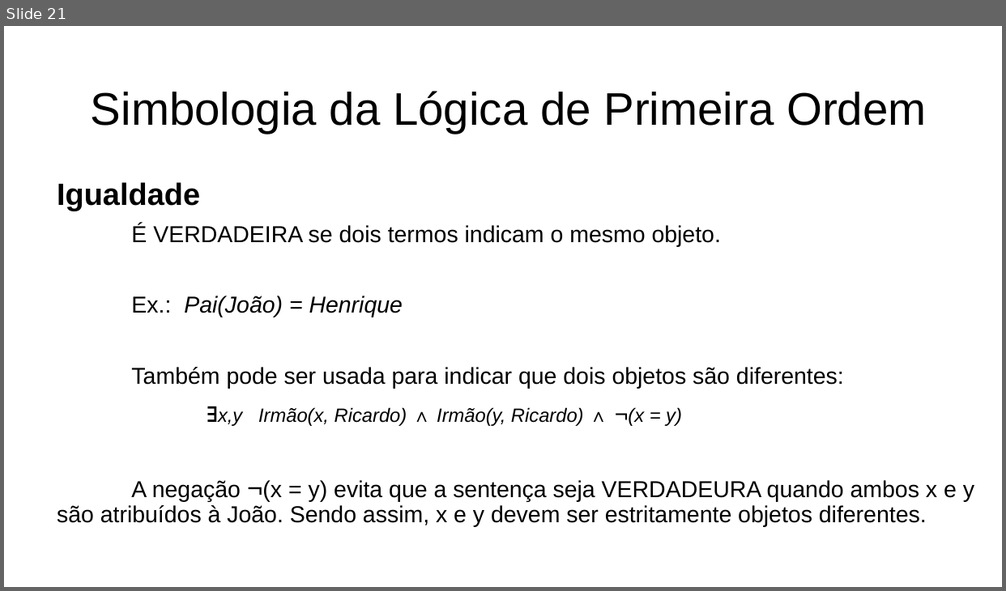
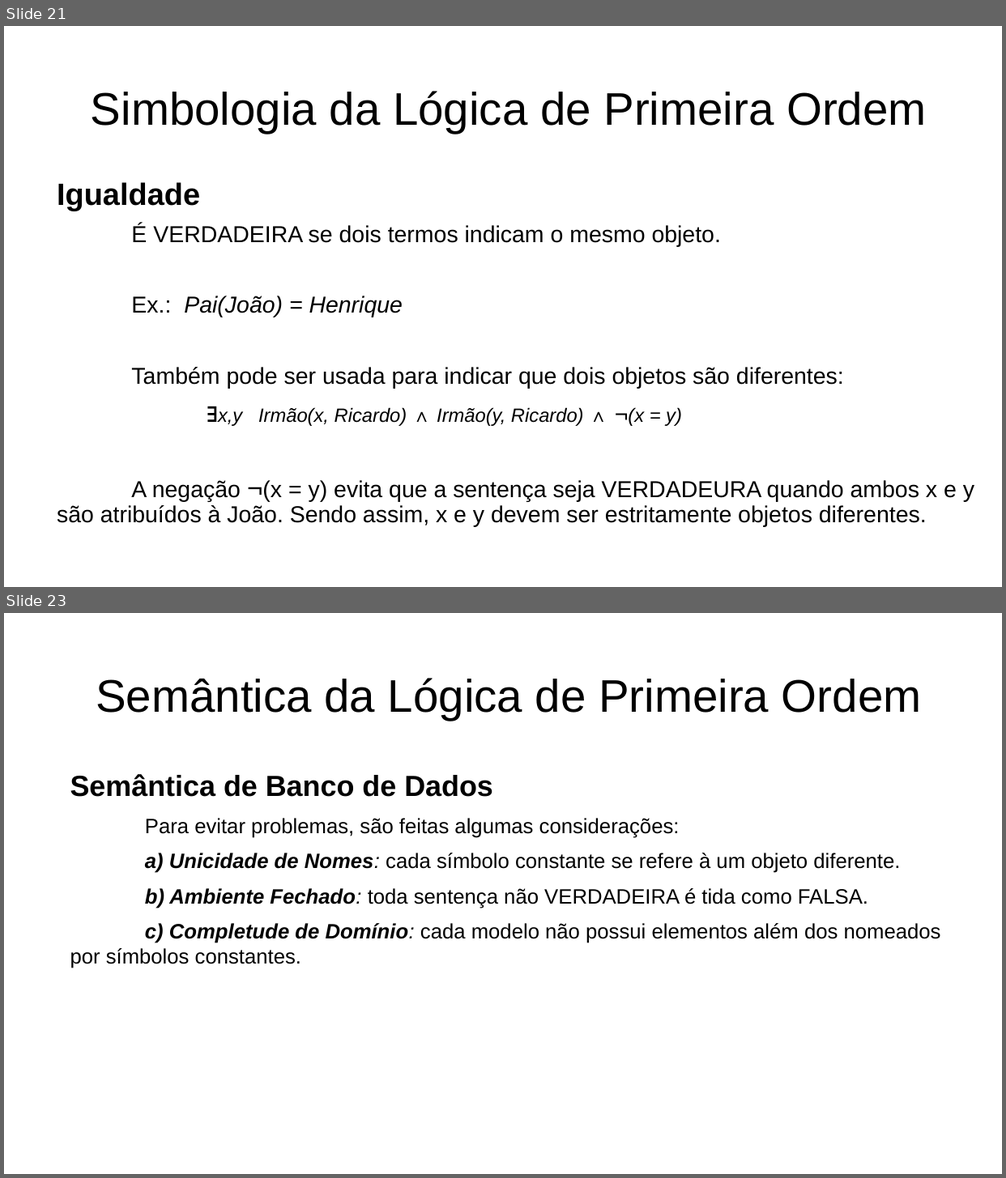
Before and after one commit to vbob/Engenharia, a slide deck: 8º Período/Inteligência Artificial/Lógica de Primeira Ordem.pptx. Shown one above the other, each under a label of ours: slide 21 before the commit, slides 21 and 23 after it; the slides between them are not shown. The pictures are 1006x591 and 1006x1178 pixels, drawn with LibreOffice and Linux fonts; fonts in the diff are those of the drawing. Boxes give left, top, right and bottom in pixels: in the first picture for what was removed or moved away, otherwise in the second. Text is boxed around its words. In the diff, an @@ line names an element or a change of style, - is before the commit and + after.

Commit message:
finalizada logica de 1a ordem

```diff
--- a/8º Período/Inteligência Artificial/Lógica de Primeira Ordem.pptx
+++ b/8º Período/Inteligência Artificial/Lógica de Primeira Ordem.pptx
@@ slide 23 added at (4, 613, 1002, 1174), background #FFFFFF @@
@@ title added at (96, 678, 922, 720), 44 pt, text #000000 @@
+Semântica da Lógica de Primeira Ordem
@@ text added at (70, 774, 941, 969), 20 pt, text #000000 @@
+Semântica de Banco de Dados
+Para evitar problemas, são feitas algumas considerações:
+a) Unicidade de Nomes: cada símbolo constante se refere à um objeto diferente.
+b) Ambiente Fechado: toda sentença não VERDADEIRA é tida como FALSA.
+c) Completude de Domínio: cada modelo não possui elementos além dos nomeados por símbolos constantes.
```
Also in this commit, not shown: 2 slides changed, 4 other slides added, 1 other file.
